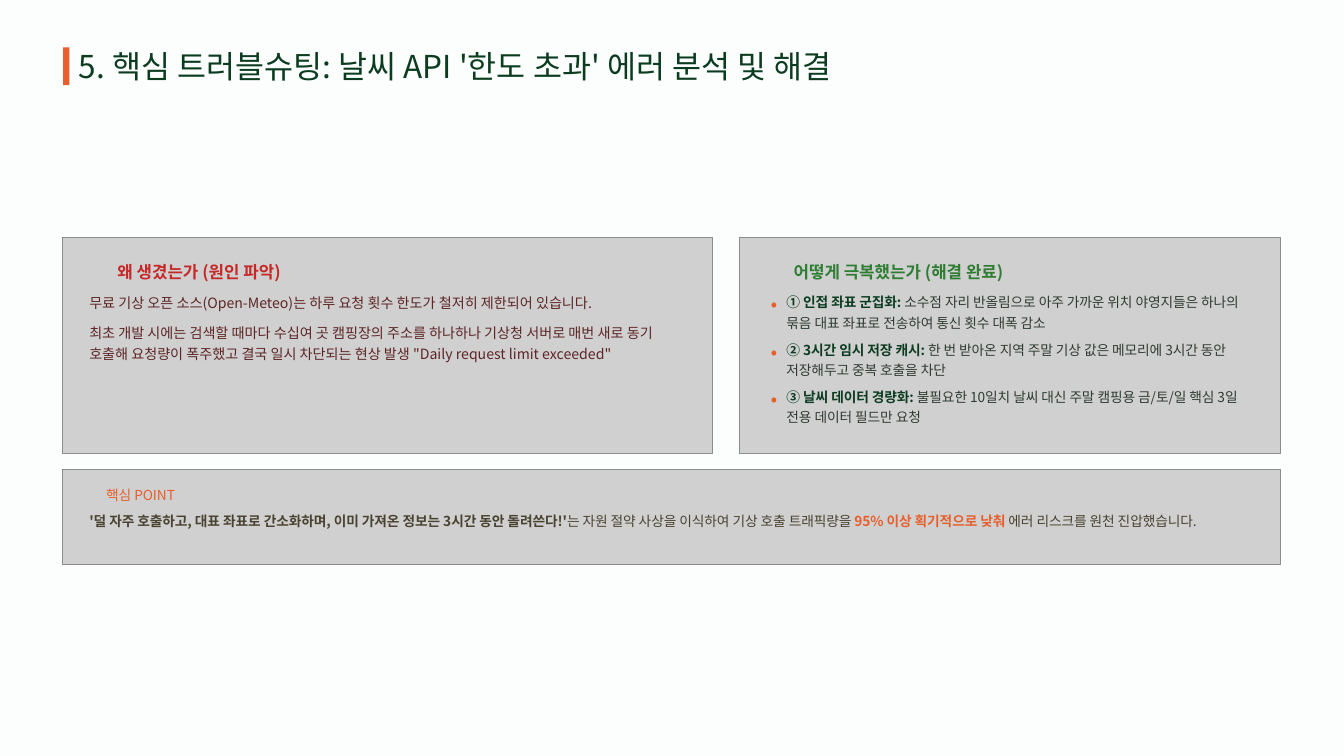
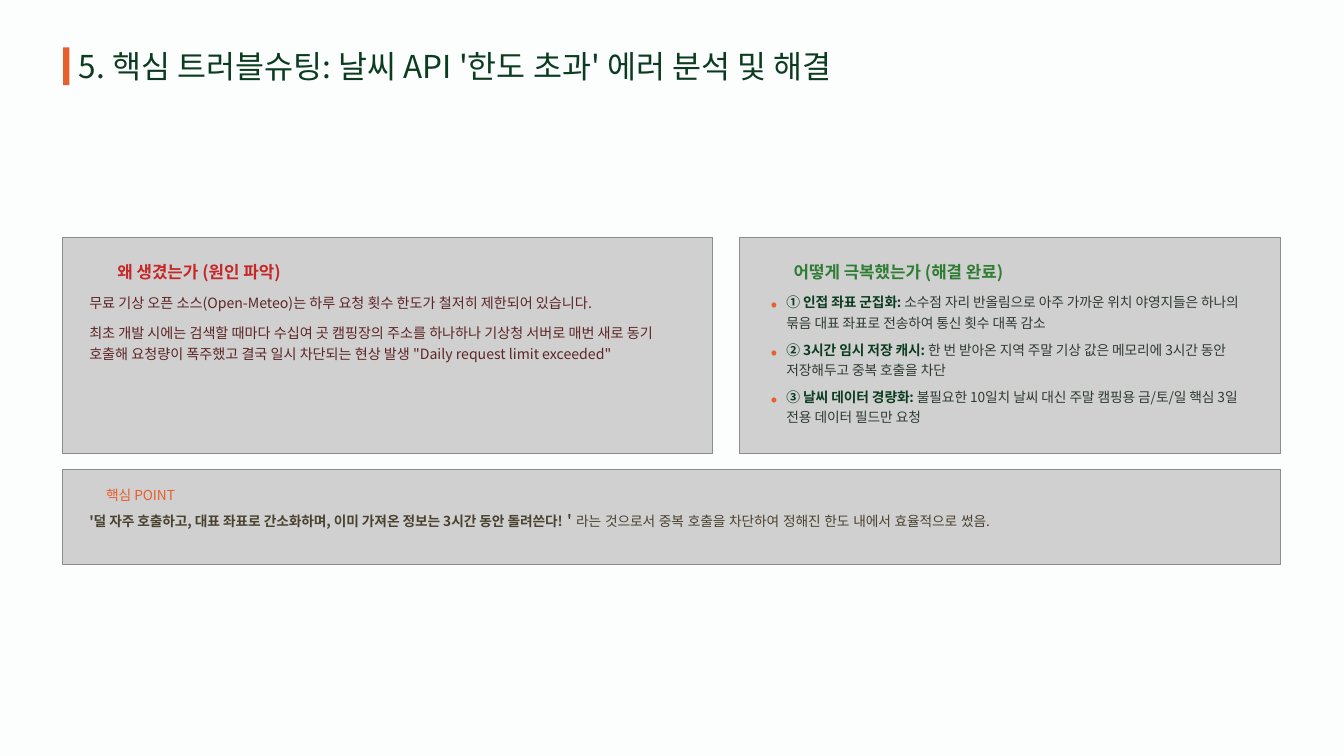
Before and after one commit to leejw4992-a11y/camping_scrapper, a slide deck: slide 14 of 캠핑_17기이정우.pptx. Drawn at 1344x756 pixels with LibreOffice and Linux fonts; fonts in the diff are those of the drawing; grey boxes stand for pictures; background and template pictures are left out. Boxes give left, top, right and bottom in pixels: in the first picture for what was removed or moved away, otherwise in the second. Text is boxed around its words. In the diff, an @@ line names an element or a change of style, - is before the commit and + after.

```diff
--- a/캠핑_17기이정우.pptx
+++ b/캠핑_17기이정우.pptx
@@ text at <box>89,514,990,529</box>: text changed @@
-'덜 자주 호출하고, 대표 좌표로 간소화하며, 이미 가져온 정보는 3시간 동안 돌려쓴다!'는 자원 절약 사상을 이식하여 기상 호출 트래픽량을 95% 이상 획기적으로 낮춰 에러 리스크를 원천 진압했습니다.
+'덜 자주 호출하고, 대표 좌표로 간소화하며, 이미 가져온 정보는 3시간 동안 돌려쓴다!＇라는 것으로서 중복 호출을 차단하여 정해진 한도 내에서 효율적으로 썼음.
```
Also in this commit, not shown: 6 other slides changed, 5 other files.
